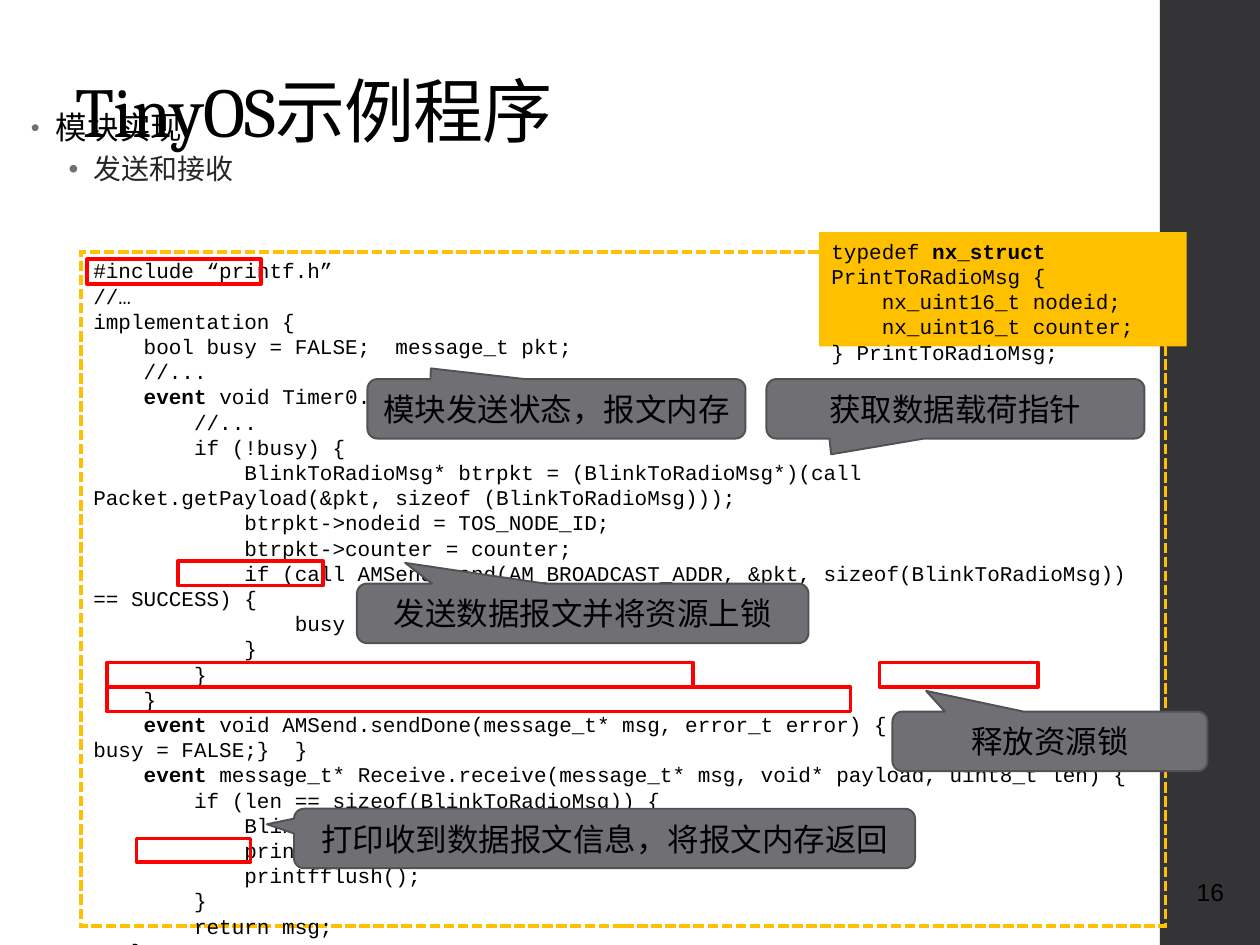
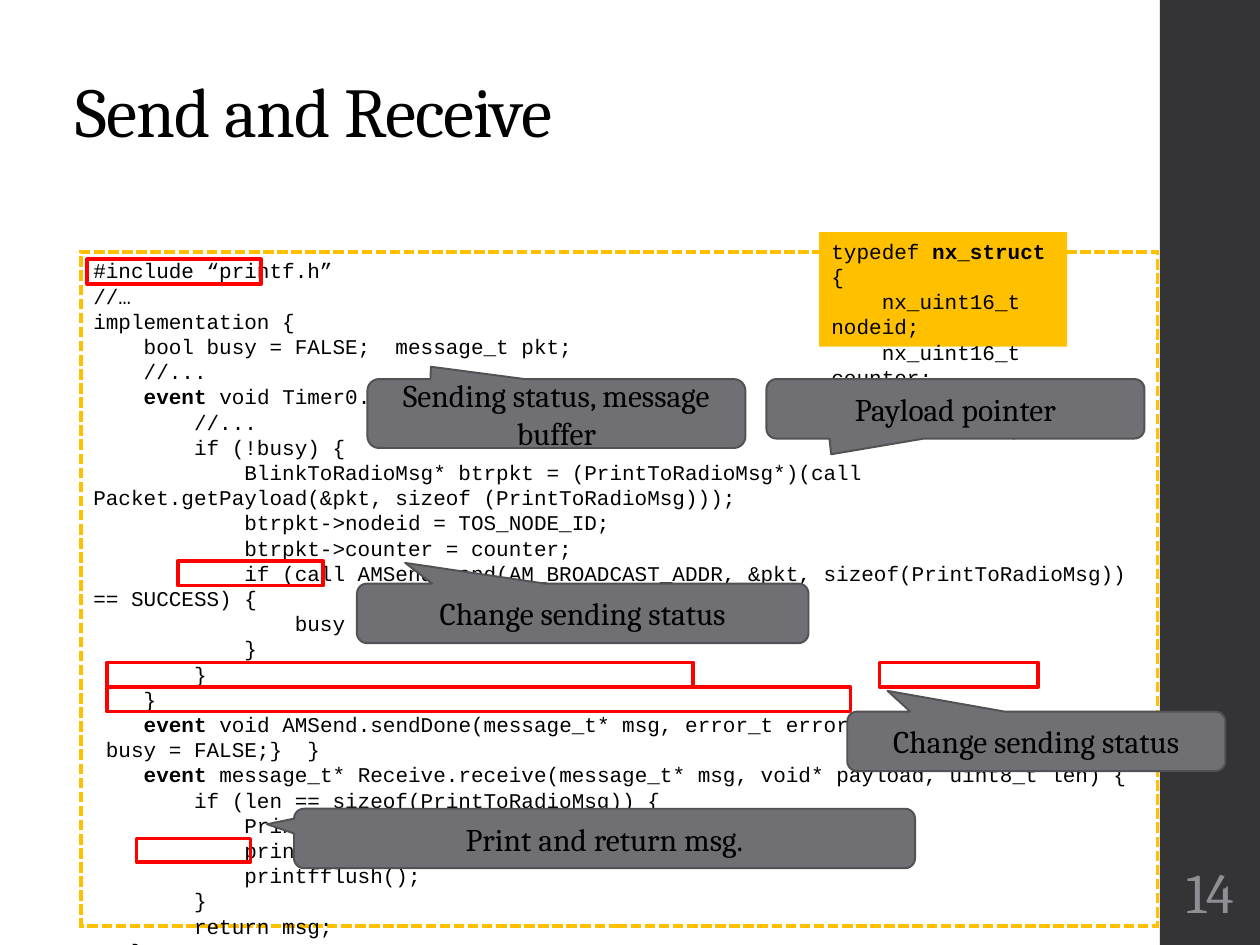
Before and after one commit to geneti/cse220_2020fall, a slide deck: slide 14 of Lectures/cse220-25-C-programming-in-IoT.pptx (slide 16 before the commit). Drawn at 1260x945 pixels with LibreOffice and Linux fonts; fonts in the diff are those of the drawing. Boxes give left, top, right and bottom in pixels: in the first picture for what was removed or moved away, otherwise in the second. Text is boxed around its words. In the diff, an @@ line names an element or a change of style, - is before the commit and + after.

Commit message:
lecture 25

```diff
--- a/Lectures/cse220-25-C-programming-in-IoT.pptx
+++ b/Lectures/cse220-25-C-programming-in-IoT.pptx
@@ title at box(76, 88, 552, 138): text changed @@
-TinyOS示例程序
+Send and Receive
@@ text removed at box(56, 107, 234, 182) @@
-• 模块实现
-  • 发送和接收
@@ rectangle "typedef nx_struct {": place and size @@
-rectangle "typedef nx_struct {" at box(819, 232, 1187, 346)
+rectangle "typedef nx_struct {" at box(819, 232, 1067, 346)
@@ rectangle "#include “printf.h”": place and size @@
-rectangle "#include “printf.h”" at box(81, 252, 1166, 926)
+rectangle "#include “printf.h”" at box(81, 252, 1157, 926)
@@ text in rectangle at box(831, 244, 1045, 264): text changed; bold on @@
-typedef nx_struct PrintToRadioMsg {
+typedef nx_struct {
@@ rounded speech box "Sending status, message buffer": place and size @@
-rounded speech box "Sending status, message buffer" at box(368, 379, 746, 438)
+rounded speech box "Sending status, message buffer" at box(368, 379, 746, 449)
@@ text in rounded speech box at box(513, 389, 709, 452): text changed @@
-模块发送状态，报文内存
+Sending status, message buffer
@@ text in rounded speech box at box(855, 399, 1056, 428): text changed @@
-获取数据载荷指针
+Payload pointer
@@ text in rectangle at box(93, 465, 862, 510): text changed @@
-BlinkToRadioMsg* btrpkt = (BlinkToRadioMsg*)(call Packet.getPayload(&pkt, sizeof (BlinkToRadioMsg)));
+BlinkToRadioMsg* btrpkt = (PrintToRadioMsg*)(call Packet.getPayload(&pkt, sizeof (PrintToRadioMsg)));
@@ text in rectangle at box(131, 566, 1126, 611): text changed @@
-if (call AMSend.send(AM_BROADCAST_ADDR, &pkt, sizeof(BlinkToRadioMsg)) == SUCCESS) {
+if (call AMSend.send(AM_BROADCAST_ADDR, &pkt, sizeof(PrintToRadioMsg)) == SUCCESS) {
@@ text in rounded speech box at box(440, 603, 725, 632): text changed @@
-发送数据报文并将资源上锁
+Change sending status
@@ rounded speech box "Change sending status": place and size @@
-rounded speech box "Change sending status" at box(892, 712, 1207, 771)
+rounded speech box "Change sending status" at box(847, 712, 1225, 771)
@@ text in rounded speech box at box(893, 731, 1179, 760): text changed @@
-释放资源锁
+Change sending status
@@ text in rectangle at box(194, 793, 899, 840): text changed @@
-if (len == sizeof(BlinkToRadioMsg)) {
-BlinkToRadioMsg* btrpkt = (BlinkToRadioMsg*)payload;
+if (len == sizeof(PrintToRadioMsg)) {
+PrintToRadioMsg* btrpkt = (PrintToRadioMsg*)payload;
@@ text in rounded speech box at box(538, 829, 743, 858): text changed @@
-打印收到数据报文信息，将报文内存返回
+Print and return msg.
@@ page number at box(1186, 875, 1234, 913): text changed; size 14 to 32 pt; font Arial to Cambria; text colour #000000 to #8E8E94 @@
-16
+14
```
Also in this commit, not shown: 13 other slides changed, 2 slides added, 4 slides removed, 1 other file.
